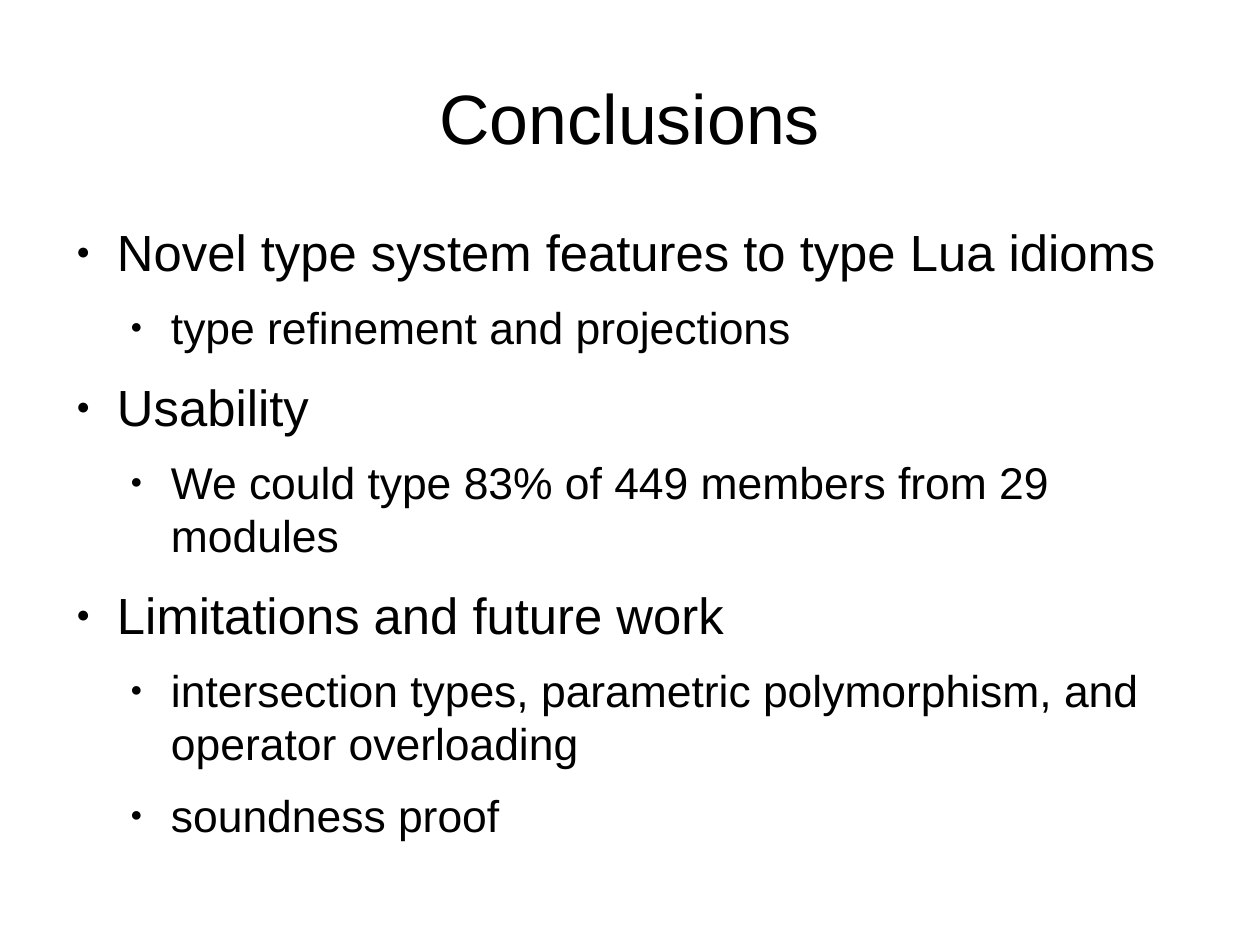
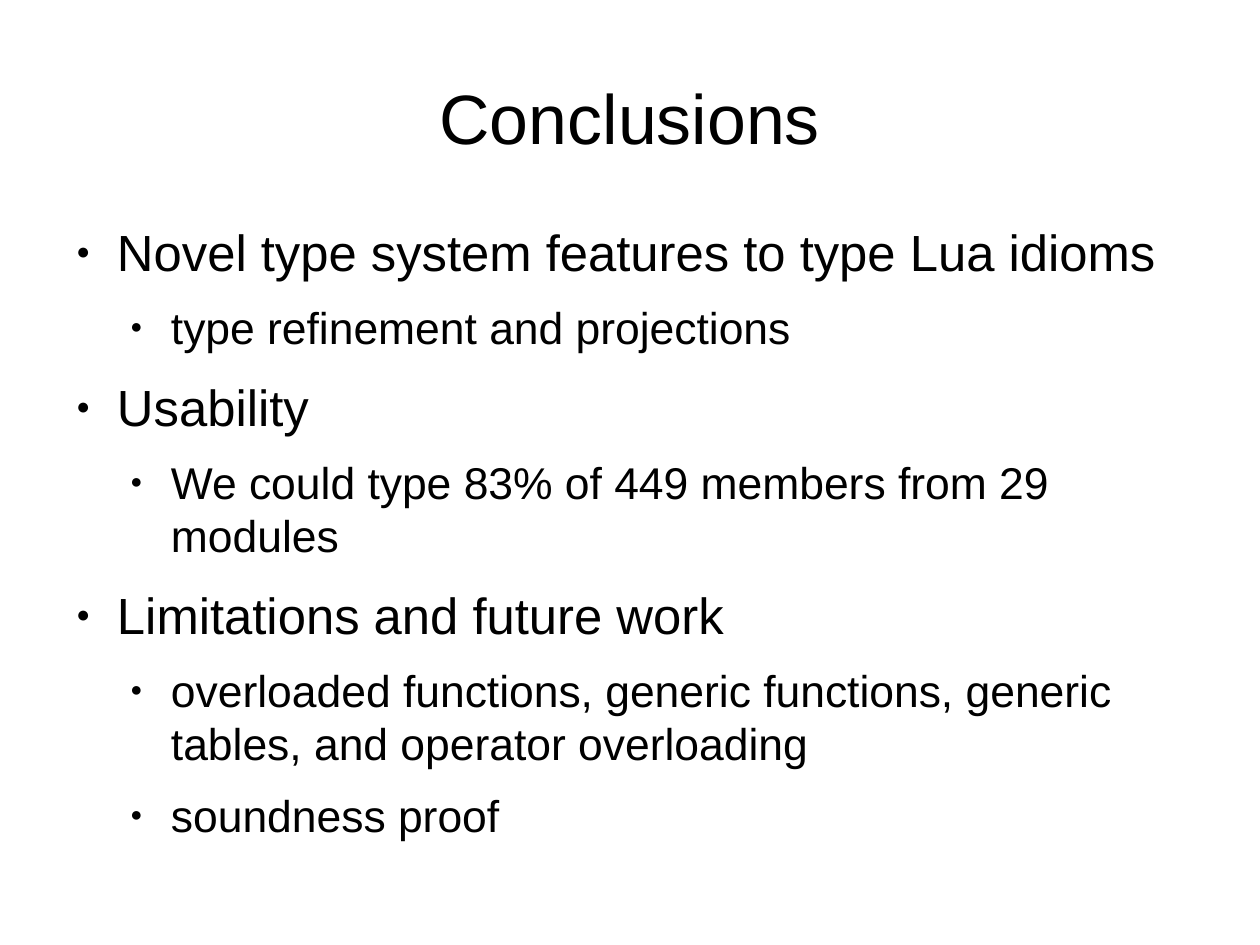
Before and after one commit to andremm/typedlua, a slide deck: slide 15 of doc/slides/dls2015.odp (slide 19 before the commit). Drawn at 1260x945 pixels with LibreOffice and Linux fonts; fonts in the diff are those of the drawing. Boxes give left, top, right and bottom in pixels: in the first picture for what was removed or moved away, otherwise in the second. Text is boxed around its words. In the diff, an @@ line names an element or a change of style, - is before the commit and + after.

Commit message:
Replacing text slides by example slides

```diff
--- a/doc/slides/dls2015.odp
+++ b/doc/slides/dls2015.odp
@@ text at (171,674,1112,770): text changed @@
-  ● intersection types, parametric polymorphism, and operator overloading
+  ● overloaded functions, generic functions, generic tables, and operator overloading
```
Also in this commit, not shown: 7 other slides changed, 2 slides added, 6 slides removed.
